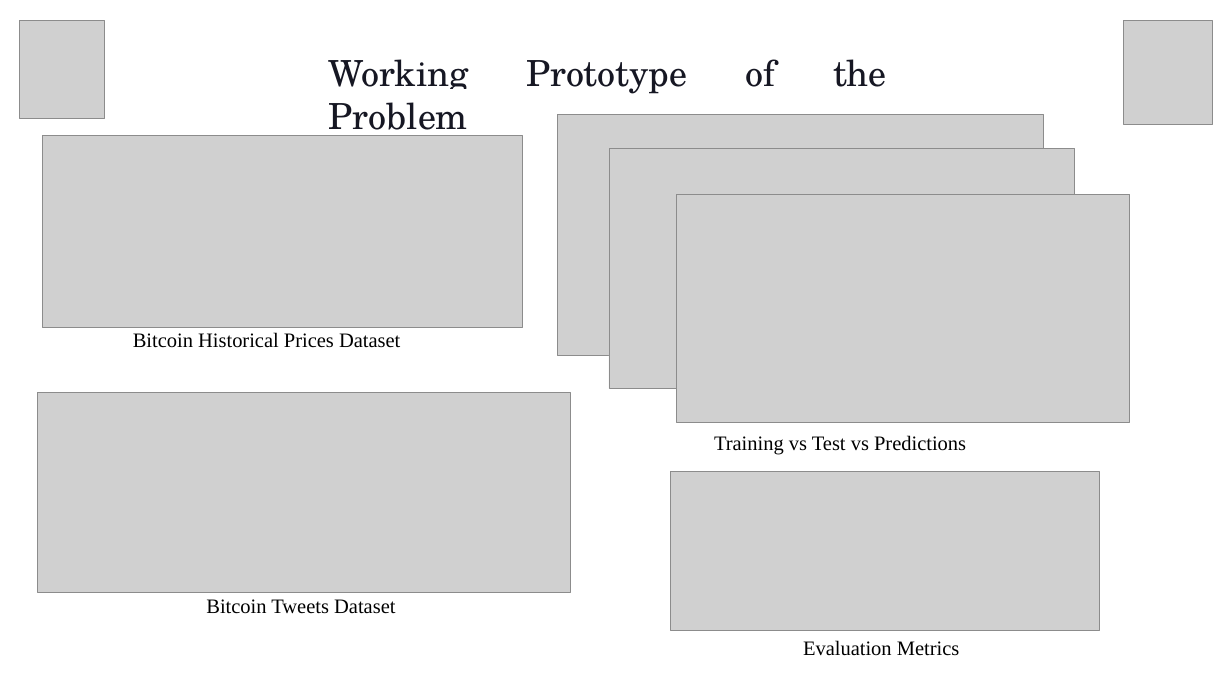
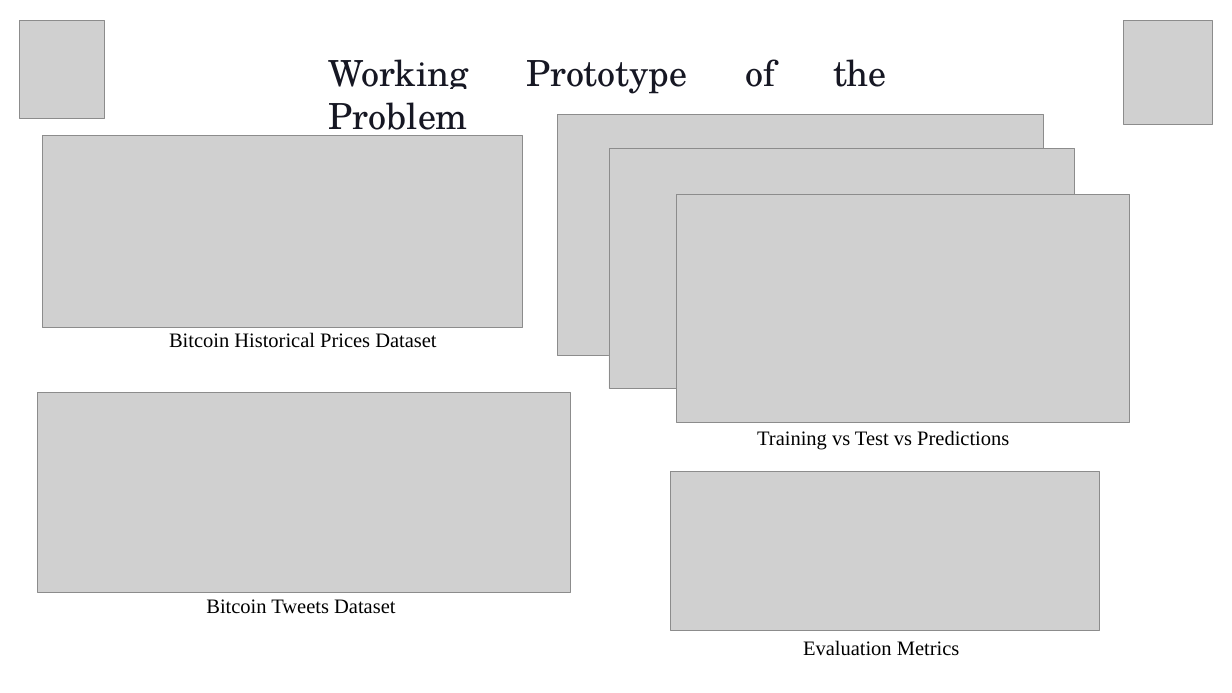
Before and after one commit to Sujay0610/Rapid_Project, a slide deck: slide 8 of docs/Rapid.pptx. Drawn at 1232x693 pixels with LibreOffice and Linux fonts; fonts in the diff are those of the drawing; grey boxes stand for pictures; background and template pictures are left out. Boxes give left, top, right and bottom in pixels: in the first picture for what was removed or moved away, otherwise in the second. Text is boxed around its words. In the diff, an @@ line names an element or a change of style, - is before the commit and + after.

```diff
--- a/docs/Rapid.pptx
+++ b/docs/Rapid.pptx
@@ text "Bitcoin Historical Prices Dataset": place and size @@
-text "Bitcoin Historical Prices Dataset" at bbox=[133, 332, 400, 348]
+text "Bitcoin Historical Prices Dataset" at bbox=[169, 332, 436, 348]
@@ text "Training vs Test vs Predictions": place and size @@
-text "Training vs Test vs Predictions" at bbox=[714, 435, 966, 455]
+text "Training vs Test vs Predictions" at bbox=[757, 430, 1009, 450]
```
Also in this commit, not shown: 5 other slides changed, 1 other file.
